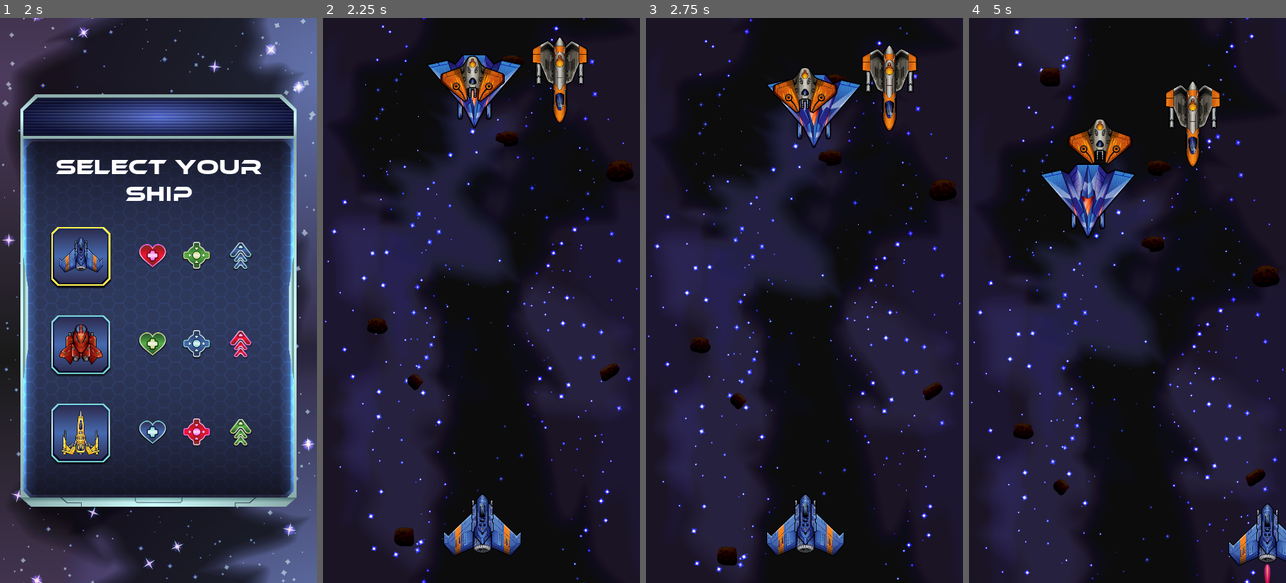
Above: before the commit, frames 1-4 (left to right).
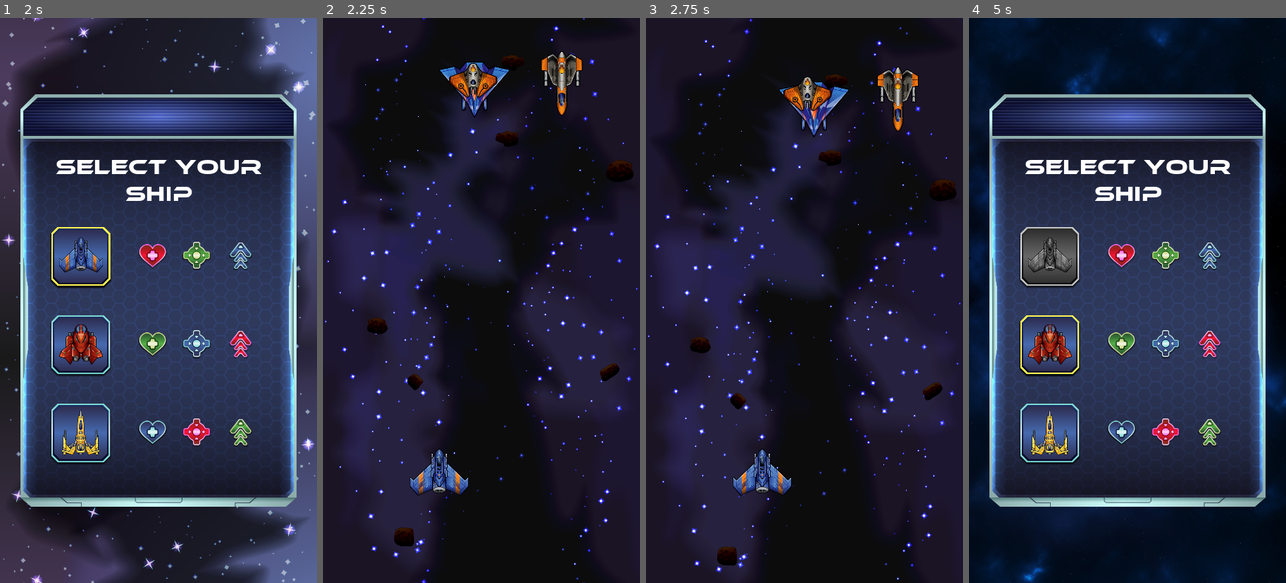
Above: after the commit, the same moments.

Repository: diegocantelmi82/TP-Final-Programacion-3
Game: Godot game, scene res://scenes/Main.tscn
Same seed, same stepped clock (60 frames per second), same inputs: the game is played once before the commit and once after it.
Inputs (mouse positions are in pixels of both pictures, inside the frame that each line leads up to):
- Up to frame 1 (2 s): click (158, 357) at 0.5 s; click (158, 357) at 1.25 s
- Up to frame 2 (2.25 s): click (405, 255) at 2 s
- Up to frame 3 (2.75 s): no input
- Up to frame 4 (5 s): tap Enter (continue) at 2.75 s; move the mouse to (1197, 272) at 2.77 s; hold Right (move_right) 2.78-3.53 s; hold Enter (continue) 2.78-3.53 s; move the mouse to (1064, 328) at 3.52 s; hold Left (move_left) 3.53-4.28 s; tap Down (move_bottom) at 3.6 s; move the mouse to (1159, 176) at 4.27 s; hold Right (move_right) from 4.28 s (still down); tap Space (secondary_shoot) at 4.35 s

Frame 1 is identical in both runs. In frame 2, 4.8% of the frame differs, in the area x 27-84%, y 3-96%; in frame 3, 5.2%; in frame 4, 76%, in the area x 0-100%, y 0-100%.

Commit message:
Balanceo de naves

Diff:
--- a/common/Enemy.gd
+++ b/common/Enemy.gd
@@ -18,8 +18,6 @@
 	position += motion.normalized() * SPEED * delta
 
 func onTimeout():
-	#$Timer.wait_time = randi() % 2 + 2
-	#direction = direction * Vector2(-1, 1)
 	shoot_bullet()
 
 func shoot_bullet():
@@ -35,6 +33,13 @@
 
 func dead():
 	.dead()
-	var powerUp = PowerUp.instance()
-	powerUp.initPowerUp(self.global_position)
-	get_node("/root").add_child(powerUp)
+	dropPowerUp()
+
+func dropPowerUp():
+	randomize()
+	var random_number = randi() % 10 + 1
+
+	if random_number == 7:
+		var powerUp = PowerUp.instance()
+		powerUp.initPowerUp(self.global_position)
+		get_node("/root").add_child(powerUp)
--- a/scenes/avenger/Avenger.gd
+++ b/scenes/avenger/Avenger.gd
@@ -1,8 +1,8 @@
 extends PlayerShip
 
 func _physics_process(_delta):
-	position.x = clamp(position.x, -550, 450)
-	position.y = clamp(position.y, -700, 1200)
+	position.x = clamp(position.x, -405, 590)
+	position.y = clamp(position.y, -525, 1350)
 
 func shoot_bullet():
 	var b = Bullet.instance()
--- a/scenes/avenger/Avenger.tscn
+++ b/scenes/avenger/Avenger.tscn
@@ -51,23 +51,27 @@
 "name": "idle",
 "speed": 1.0
 }, {
+"frames": [ ExtResource( 12 ), ExtResource( 14 ), ExtResource( 2 ), ExtResource( 6 ), ExtResource( 3 ), ExtResource( 16 ), ExtResource( 21 ), ExtResource( 15 ), ExtResource( 20 ) ],
+"loop": false,
+"name": "explode",
+"speed": 18.0
+}, {
 "frames": [ ExtResource( 17 ), ExtResource( 19 ), ExtResource( 7 ), ExtResource( 18 ), ExtResource( 8 ), ExtResource( 5 ), ExtResource( 9 ), ExtResource( 13 ), ExtResource( 11 ), ExtResource( 1 ) ],
 "loop": true,
 "name": "move",
 "speed": 60.0
-}, {
-"frames": [ ExtResource( 12 ), ExtResource( 14 ), ExtResource( 2 ), ExtResource( 6 ), ExtResource( 3 ), ExtResource( 16 ), ExtResource( 21 ), ExtResource( 15 ), ExtResource( 20 ) ],
-"loop": false,
-"name": "explode",
-"speed": 18.0
 } ]
 
 [node name="Avenger" type="Area2D"]
+scale = Vector2( 0.75, 0.75 )
 collision_mask = 2
 script = ExtResource( 10 )
 __meta__ = {
 "_edit_group_": true
 }
+MAX_HP = 80
+hp = 80
+special_bullet_power = 150
 
 [node name="Shield" type="AnimatedSprite" parent="."]
 material = SubResource( 4 )
@@ -96,4 +100,5 @@
 position = Vector2( 586.667, 609.333 )
 
 [node name="ShootChargeTimer" type="Timer" parent="."]
+wait_time = 0.5
 one_shot = true
--- a/scenes/defender/Defender.gd
+++ b/scenes/defender/Defender.gd
@@ -1,5 +1,5 @@
 extends PlayerShip
 
 func _physics_process(_delta):
-	position.x = clamp(position.x, -550, 450)
-	position.y = clamp(position.y, -500, 1300)
+	position.x = clamp(position.x, -405, 590)
+	position.y = clamp(position.y, -375, 1450)
--- a/scenes/defender/Defender.tscn
+++ b/scenes/defender/Defender.tscn
@@ -64,12 +64,14 @@
 } ]
 
 [node name="Defender" type="Area2D"]
+scale = Vector2( 0.75, 0.75 )
 collision_mask = 2
 script = ExtResource( 21 )
 SPEED = 500
 MAX_HP = 120
 MAX_SHIELD = 150
 hp = 120
+special_bullet_power = 120
 
 [node name="AnimatedSprite" type="AnimatedSprite" parent="."]
 material = SubResource( 2 )
@@ -92,6 +94,7 @@
 position = Vector2( 580, 467 )
 
 [node name="ShootChargeTimer" type="Timer" parent="."]
+wait_time = 0.5
 one_shot = true
 
 [node name="Shield" type="AnimatedSprite" parent="."]
--- a/scenes/enemies/Enemy1/Enemy1.tscn
+++ b/scenes/enemies/Enemy1/Enemy1.tscn
@@ -26,6 +26,7 @@
 } ]
 
 [node name="Enemy1" type="Area2D"]
+scale = Vector2( 0.75, 0.75 )
 collision_layer = 2
 collision_mask = 0
 script = ExtResource( 10 )
--- a/scenes/enemies/Enemy2/Enemy2.tscn
+++ b/scenes/enemies/Enemy2/Enemy2.tscn
@@ -25,10 +25,12 @@
 } ]
 
 [node name="Enemy2" type="Area2D"]
+scale = Vector2( 0.75, 0.75 )
 collision_layer = 2
 collision_mask = 0
 script = ExtResource( 9 )
-SPEED = 100
+SPEED = 120
+bullet_power = 25
 
 [node name="AnimatedSprite" type="AnimatedSprite" parent="."]
 rotation = 3.14159
--- a/scenes/enemies/Enemy3/Enemy3.tscn
+++ b/scenes/enemies/Enemy3/Enemy3.tscn
@@ -25,10 +25,12 @@
 } ]
 
 [node name="Enemy3" type="Area2D"]
+scale = Vector2( 0.75, 0.75 )
 collision_layer = 2
 collision_mask = 0
 script = ExtResource( 9 )
-SPEED = 70
+SPEED = 140
+bullet_power = 20
 
 [node name="AnimatedSprite" type="AnimatedSprite" parent="."]
 rotation = 3.14159
--- a/scenes/striker/Striker.gd
+++ b/scenes/striker/Striker.gd
@@ -1,5 +1,5 @@
 extends PlayerShip
 
 func _physics_process(_delta):
-	position.x = clamp(position.x, -500, 550)
-	position.y = clamp(position.y, -400, 1500)
+	position.x = clamp(position.x, -395, 620)
+	position.y = clamp(position.y, -300, 1530)
--- a/scenes/striker/Striker.tscn
+++ b/scenes/striker/Striker.tscn
@@ -64,12 +64,11 @@
 } ]
 
 [node name="Striker" type="Area2D"]
+scale = Vector2( 0.8, 0.8 )
 collision_mask = 2
 script = ExtResource( 21 )
 SPEED = 900
-MAX_HP = 80
-MAX_SHIELD = 70
-hp = 80
+MAX_SHIELD = 80
 
 [node name="AnimatedSprite" type="AnimatedSprite" parent="."]
 material = SubResource( 2 )
@@ -90,6 +89,7 @@
 position = Vector2( 523, 288 )
 
 [node name="ShootChargeTimer" type="Timer" parent="."]
+wait_time = 0.5
 one_shot = true
 
 [node name="Shield" type="AnimatedSprite" parent="."]
